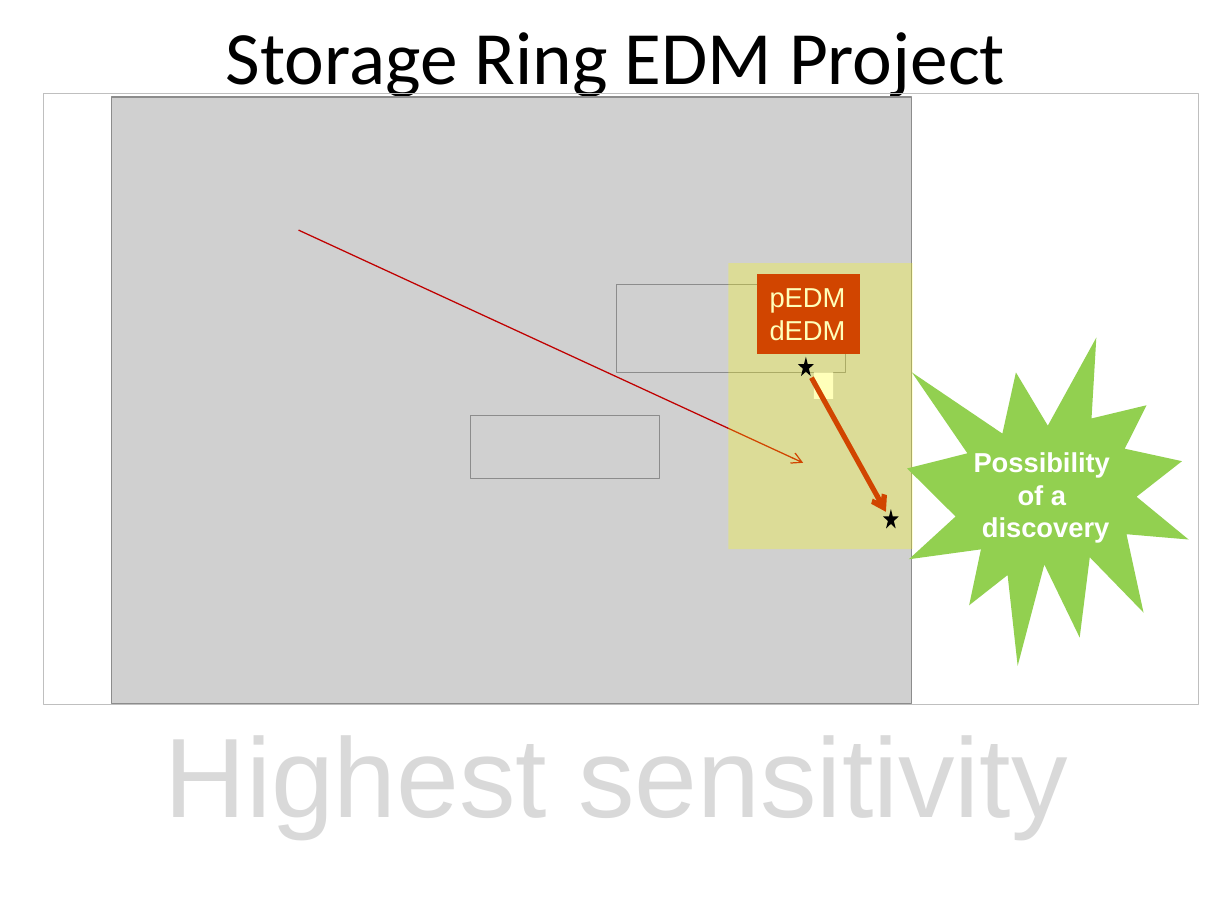
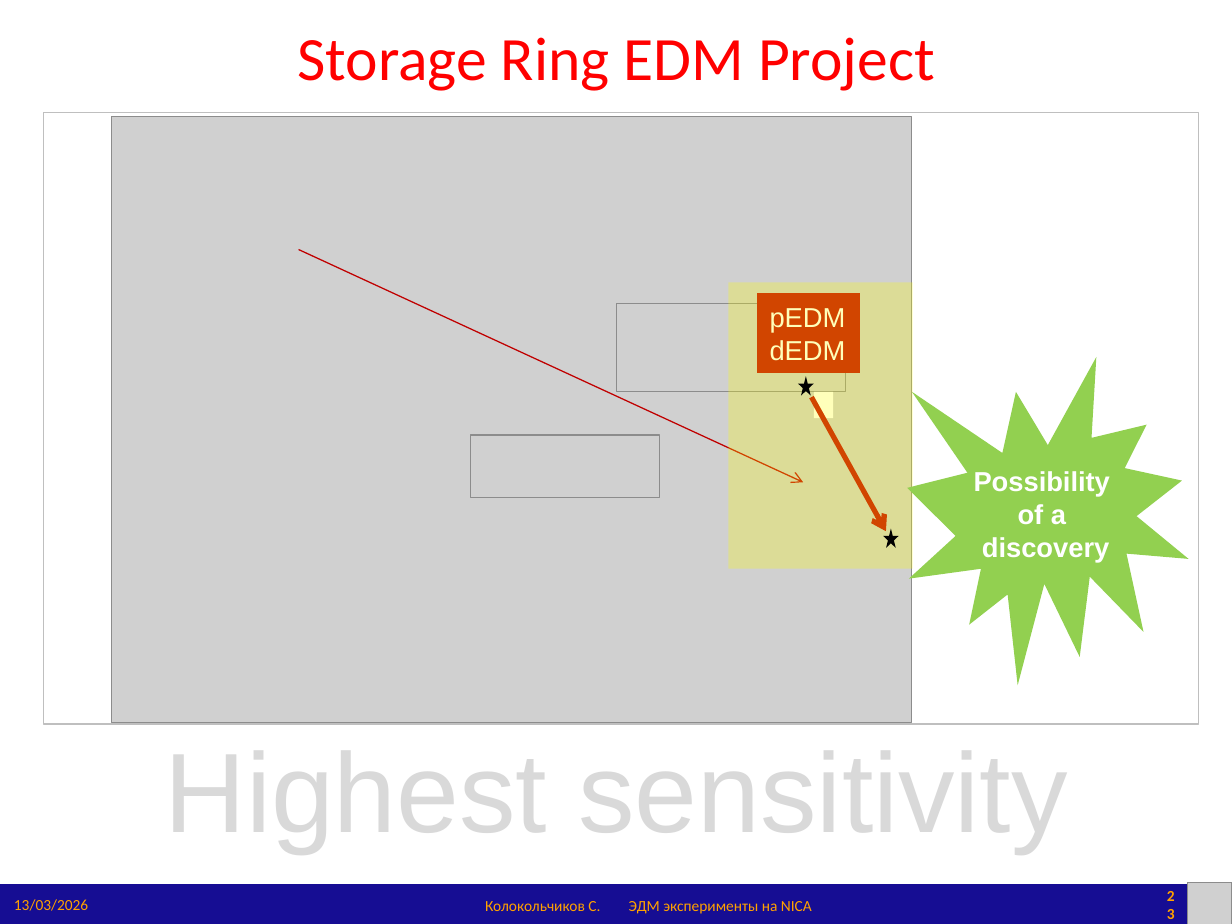
Before and after one commit to sergeybell/article, a slide deck: slide 23 of 2026/СЯФ'26/NSK'26_EDM_Kolokolchikov.pptx (slide 31 before the commit). Drawn at 1232x924 pixels with LibreOffice and Linux fonts; fonts in the diff are those of the drawing; grey boxes stand for pictures. Boxes give left, top, right and bottom in pixels: in the first picture for what was removed or moved away, otherwise in the second. Text is boxed around its words. In the diff, an @@ line names an element or a change of style, - is before the commit and + after.

```diff
--- a/2026/СЯФ'26/NSK'26_EDM_Kolokolchikov.pptx
+++ b/2026/СЯФ'26/NSK'26_EDM_Kolokolchikov.pptx
@@ title "Storage Ring EDM Project": place and size @@
-title "Storage Ring EDM Project" at bbox=[226, 32, 1005, 101]
+title "Storage Ring EDM Project" at bbox=[297, 37, 935, 91]
@@ title "Storage Ring EDM Project" at bbox=[297, 37, 935, 91]: size 44 to 36 pt, text colour #000000 to #FF0000 @@
@@ 4 rectangles, 3 pictures, 2 stars, 2 arrows, 1 text, 1 irregular seal: place and size @@
-4 rectangles, 3 pictures, 2 stars, 2 arrows, 1 text, 1 irregular seal at bbox=[43, 94, 1198, 705]
+4 rectangles, 3 pictures, 2 stars, 2 arrows, 1 text, 1 irregular seal at bbox=[43, 112, 1198, 723]
@@ text "Highest sensitivity": place and size @@
-text "Highest sensitivity" at bbox=[165, 716, 1067, 842]
+text "Highest sensitivity" at bbox=[165, 731, 1067, 857]
@@ rectangle added at bbox=[0, 885, 1232, 924], fill #160D93 @@
@@ text added at bbox=[14, 899, 88, 911], 9 pt, text #FFA100 @@
+13/03/2026
@@ page number added at bbox=[1162, 888, 1179, 919], 9 pt, text #FFA100, bold @@
+23
@@ picture added at bbox=[1188, 882, 1232, 924] @@
@@ text added at bbox=[485, 901, 600, 911], 9 pt, text #FFA100 @@
+Колокольчиков С.
@@ text added at bbox=[629, 901, 812, 914], 9 pt, text #FFA100 @@
+ЭДМ эксперименты на NICA
```
Also in this commit, not shown: 25 other slides changed, 5 slides added, 4 slides removed, 7 other files.
